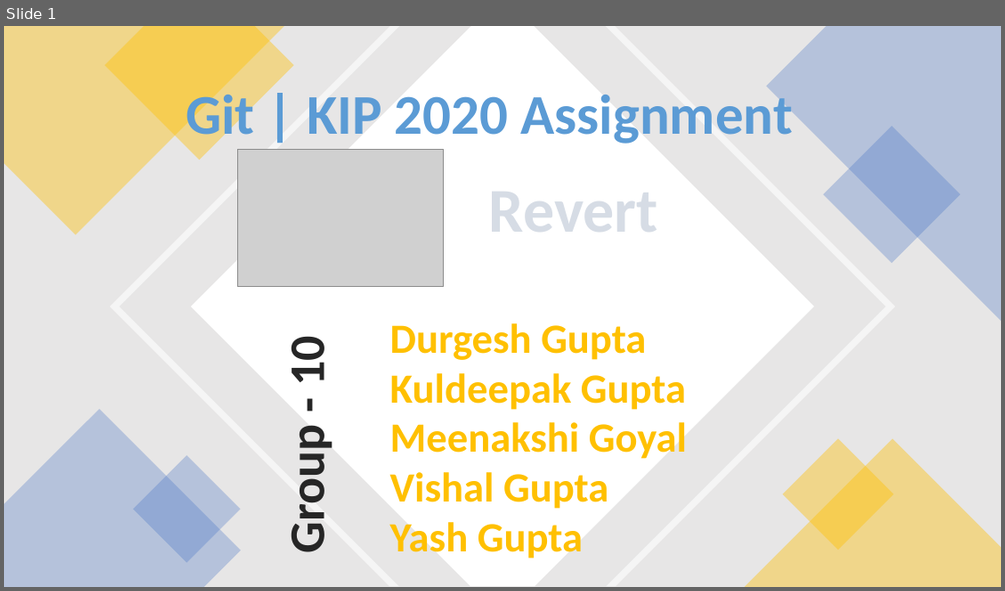
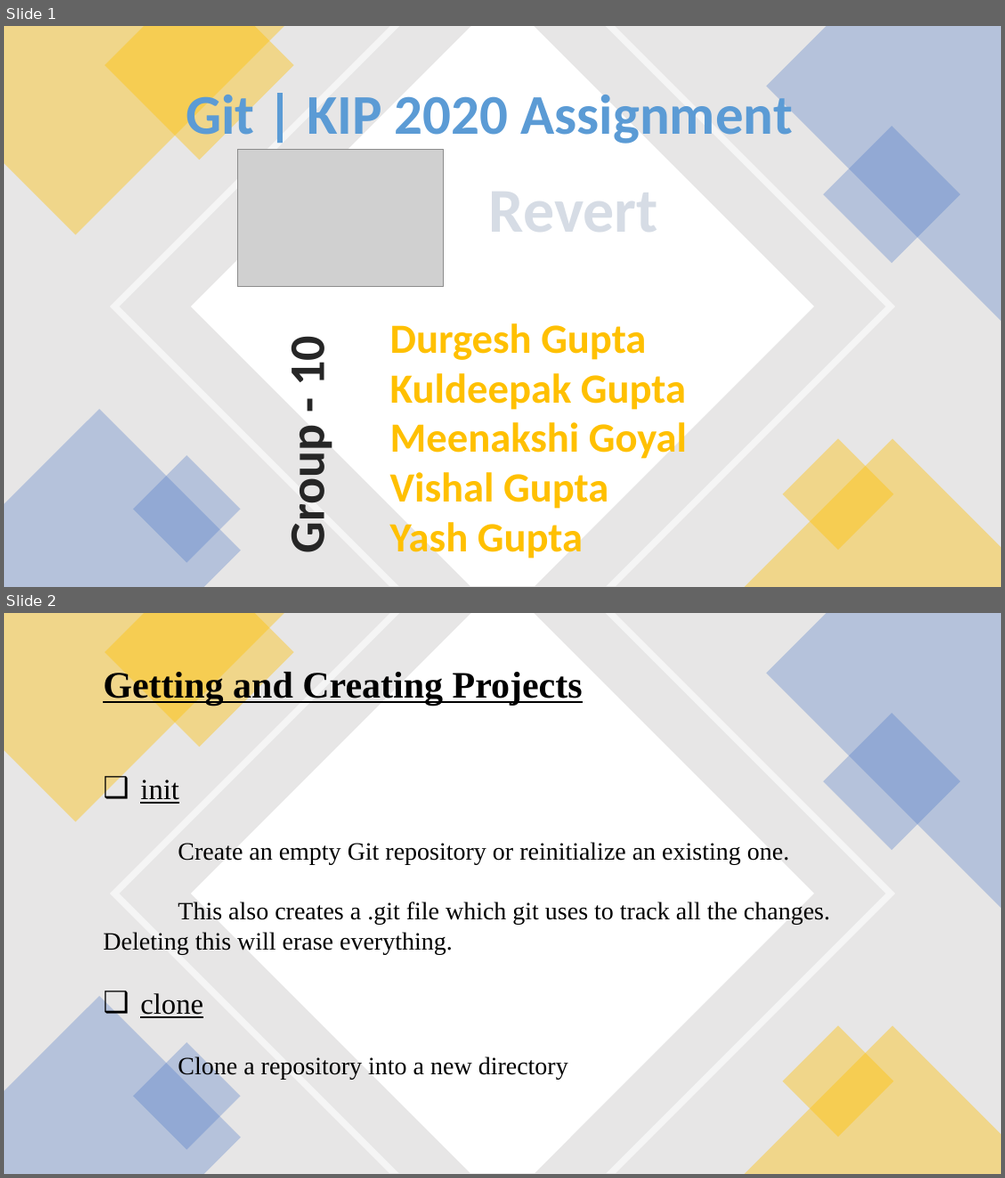
Before and after one commit to MeenakshiGoyal/1472_Git_assignment, a slide deck: Revert.pptx. Shown one above the other, each under a label of ours: slide 1 before the commit, slides 1 and 2 after it. The pictures are 1005x591 and 1005x1178 pixels, drawn with LibreOffice and Linux fonts; fonts in the diff are those of the drawing; grey boxes stand for pictures. Boxes give left, top, right and bottom in pixels: in the first picture for what was removed or moved away, otherwise in the second. Text is boxed around its words. In the diff, an @@ line names an element or a change of style, - is before the commit and + after.

Commit message:
Ppt Edited by Kuldeepak Gupta 1471

```diff
--- a/Revert.pptx
+++ b/Revert.pptx
@@ slide 2 added at [4, 613, 1001, 1174], background #FFFFFF @@
@@ rectangle added at [4, 613, 1001, 1174], fill #E7E6E6 @@
@@ freeform shape added at [4, 613, 284, 821], fill #FFC000 at 40% opacity @@
@@ freeform shape added at [105, 613, 294, 747], fill #FFC000 at 40% opacity @@
@@ freeform shape added at [110, 613, 895, 1174], fill #FFFFFF at 60% opacity @@
@@ freeform shape added at [191, 613, 814, 1174], fill #FFFFFF @@
@@ freeform shape added at [766, 613, 1001, 908], fill #4472C4 at 30% opacity @@
@@ text added at [103, 668, 830, 1079], 24 pt, text #000000 @@
+Getting and Creating Projects
+❑ init
+Create an empty Git repository or reinitialize an existing one.
+This also creates a .git file which git uses to track all the changes. Deleting this will erase everything.
+❑ clone
+Clone a repository into a new directory
@@ rectangle added at [823, 713, 961, 850], fill #4472C4 at 30% opacity @@
@@ freeform shape added at [4, 997, 241, 1174], fill #4472C4 at 30% opacity @@
@@ freeform shape added at [744, 1026, 1001, 1174], fill #FFC000 at 40% opacity @@
@@ rectangle added at [783, 1025, 894, 1136], fill #FFC000 at 40% opacity @@
@@ rectangle added at [133, 1042, 241, 1150], fill #4472C4 at 30% opacity @@
```
